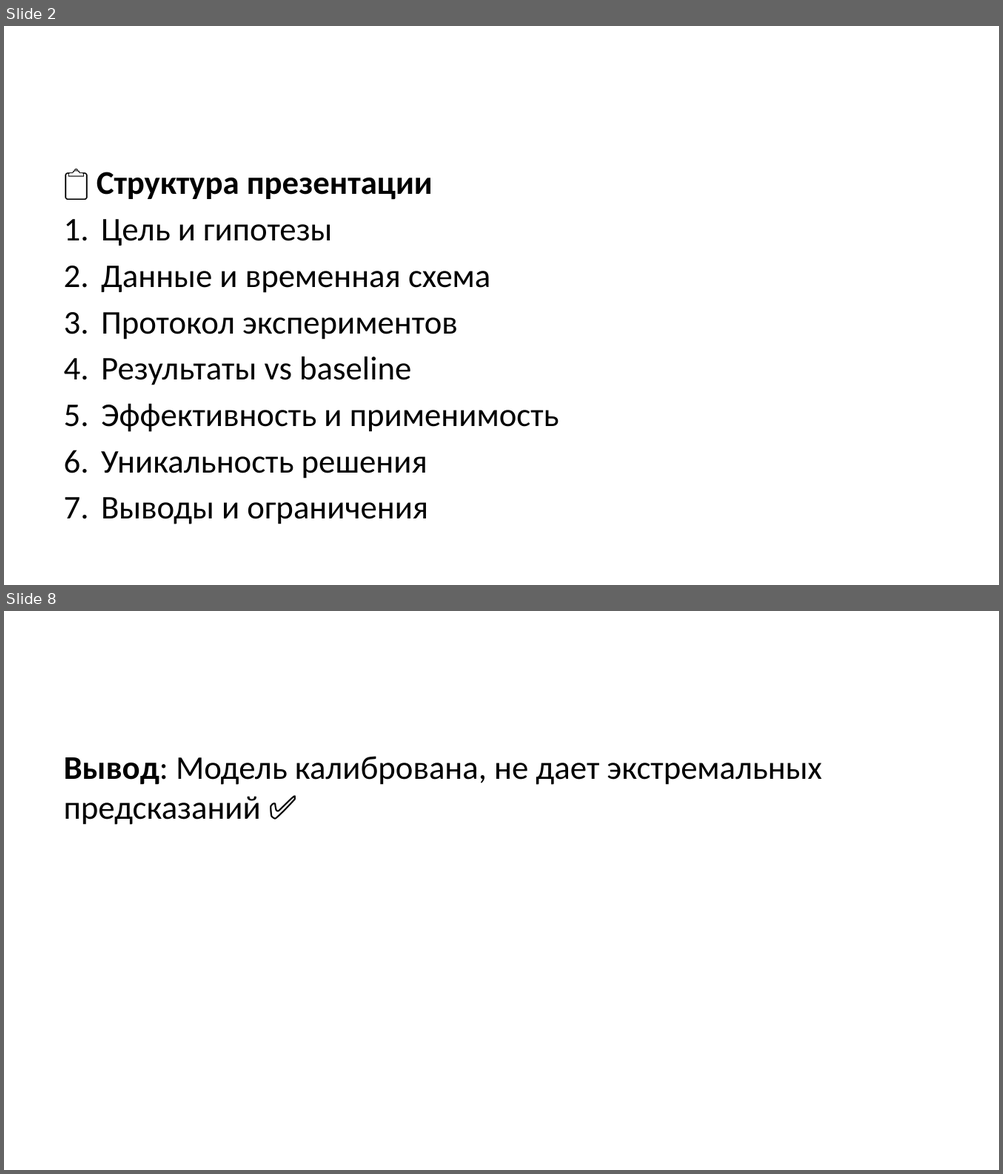
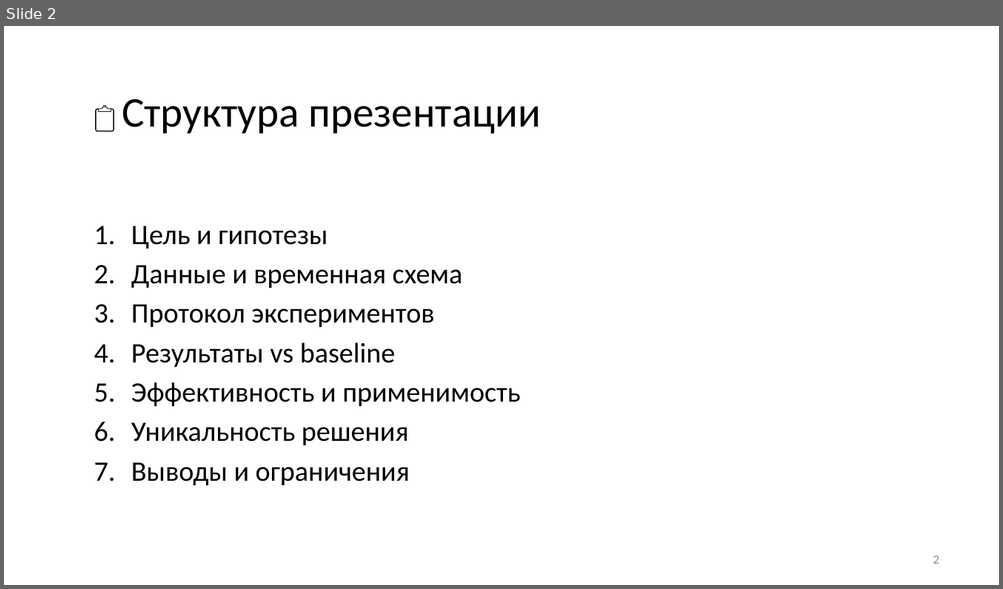
Before and after one commit to sokanaid/finnam-forecast-pulsetech, a slide deck: PITCH_PRESENTATION.pptx. Shown one above the other, each under a label of ours: slides 2 and 8 before the commit, slide 2 after it; the slides between them are not shown. The pictures are 1003x1174 and 1003x589 pixels, drawn with LibreOffice and Linux fonts; fonts in the diff are those of the drawing. Boxes give left, top, right and bottom in pixels: in the first picture for what was removed or moved away, otherwise in the second. Text is boxed around its words. In the diff, an @@ line names an element or a change of style, - is before the commit and + after.

Commit message:
Final updates: clean up presentation formatting

```diff
--- a/PITCH_PRESENTATION.pptx
+++ b/PITCH_PRESENTATION.pptx
@@ slide 8 removed at [4,611,999,1170], background #FFFFFF @@
@@ text removed at [64,756,822,825] @@
-Вывод: Модель калибрована, не дает экстремальных предсказаний ✅
@@ slide 2 changed as well @@
@@ text "📋 Структура презентации": place and size @@
-text "📋 Структура презентации" at [96,172,559,525]
+text "📋 Структура презентации" at [122,99,540,486]
@@ text "📋 Структура презентации" at [122,99,540,486]: size 24 to 20.4 pt in "📋", "Цель и гипотезы", "Данные и временная схема", "Протокол экспериментов" and 4 more places; size 24 to 30.6 pt, bold off in "Структура презентации" @@
@@ page number added at [933,556,939,564], 9 pt, text #8C8C8C @@
+2
```
Also in this commit, not shown: 8 other slides changed, 4 slides added, 7 other slides removed, 1 other file.
